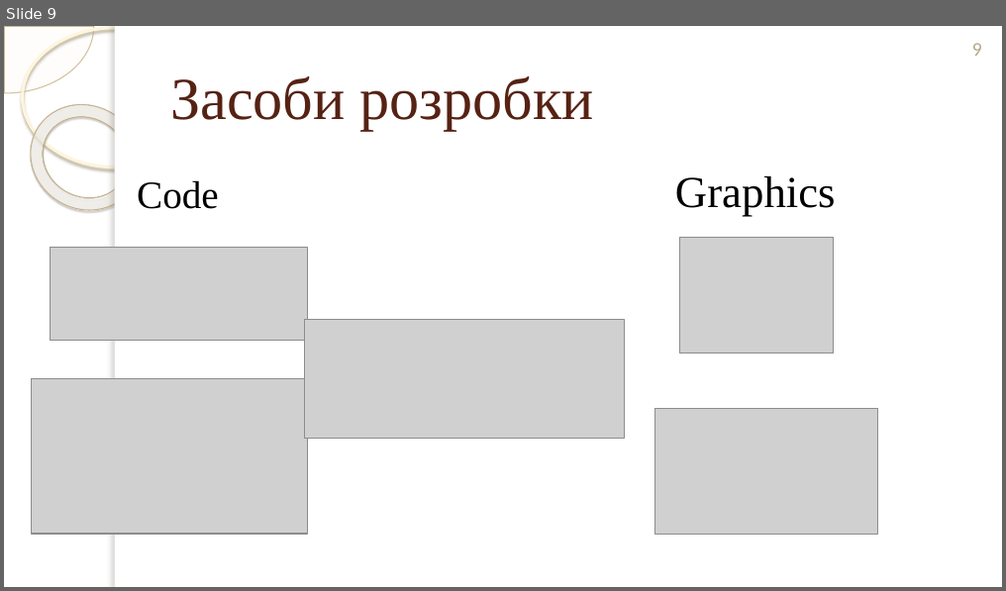
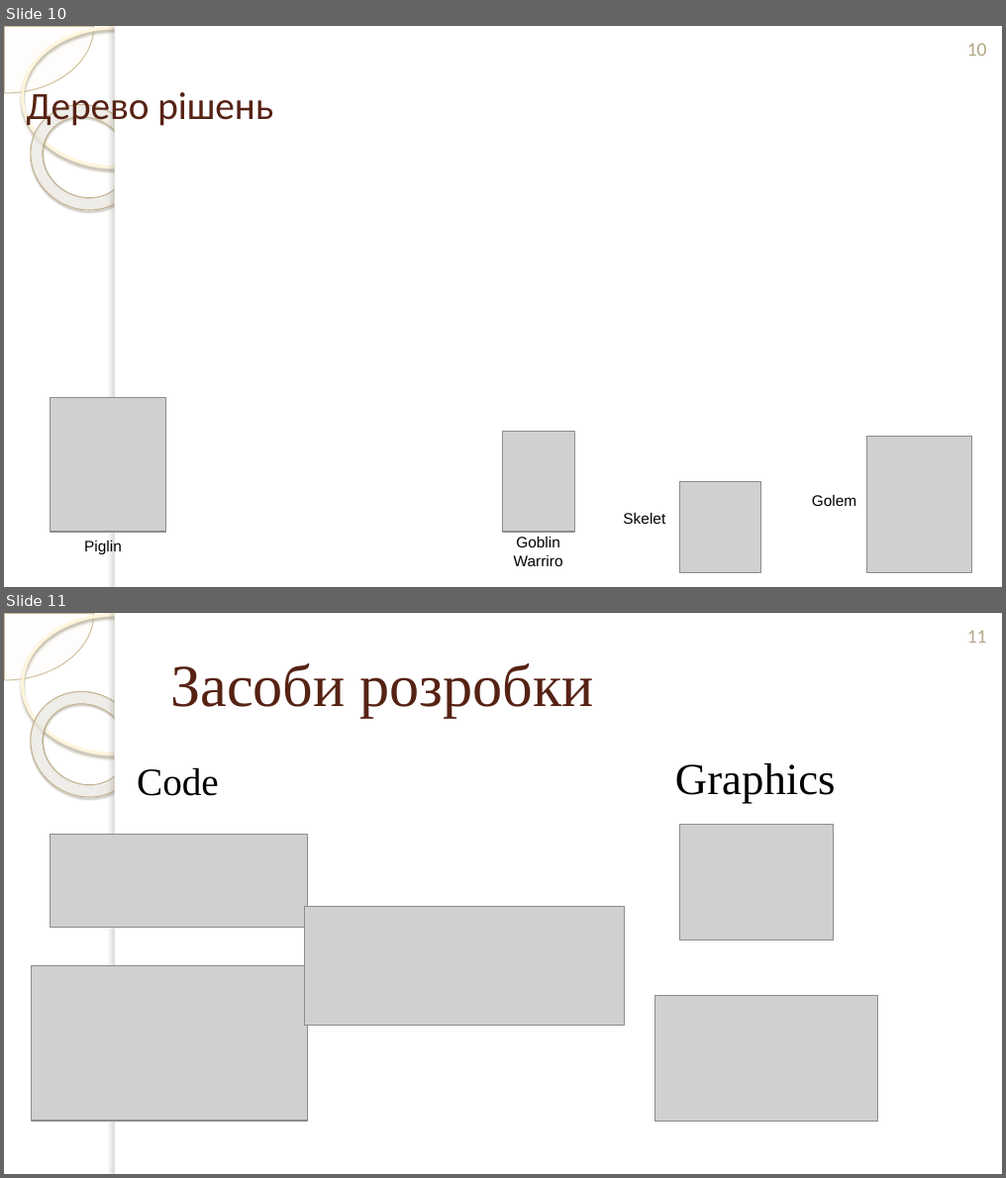
Before and after one commit to mcmcmax437/3D-RPG-Diploma-Thesis, a slide deck: Documents/Презентація/Презентація_Терешкович_ІТ-02_Захист.pptx. Shown one above the other, each under a label of ours: slide 9 before the commit, slides 10 and 11 after it. The pictures are 1006x591 and 1006x1178 pixels, drawn with LibreOffice and Linux fonts; fonts in the diff are those of the drawing; grey boxes stand for pictures; background and template pictures are left out. Boxes give left, top, right and bottom in pixels: in the first picture for what was removed or moved away, otherwise in the second. Text is boxed around its words. In the diff, an @@ line names an element or a change of style, - is before the commit and + after.

```diff
--- a/Documents/Презентація/Презентація_Терешкович_ІТ-02_Захист.pptx
+++ b/Documents/Презентація/Презентація_Терешкович_ІТ-02_Захист.pptx
@@ slide 10 added at (4, 26, 1002, 587), background picture (left out); not listed: 5 template elements that a slide beside it also shows @@
@@ page number added at (967, 43, 987, 56), 14 pt, text #B3A787 @@
+10
@@ title added at (27, 86, 273, 129), 28 pt, text #562214 @@
+Дерево рішень
@@ picture added at (50, 397, 165, 532) @@
@@ picture added at (503, 431, 575, 532) @@
@@ picture added at (867, 436, 972, 572) @@
@@ picture added at (679, 482, 760, 572) @@
@@ text added at (812, 495, 856, 506), 11 pt, text #000000 @@
+Golem
@@ text added at (623, 513, 665, 524), 11 pt, text #000000 @@
+Skelet
@@ text added at (84, 540, 122, 555), 11 pt, text #000000 @@
+Piglin
@@ text added at (514, 537, 563, 567), 11 pt, text #000000 @@
+Goblin
+Warriro
@@ what was slide 9 is now slide 11 @@
@@ page number at (967, 630, 987, 643): text changed @@
-9
+11
```
Also in this commit, not shown: 7 slides changed, 5 slides removed, 22 other files.
